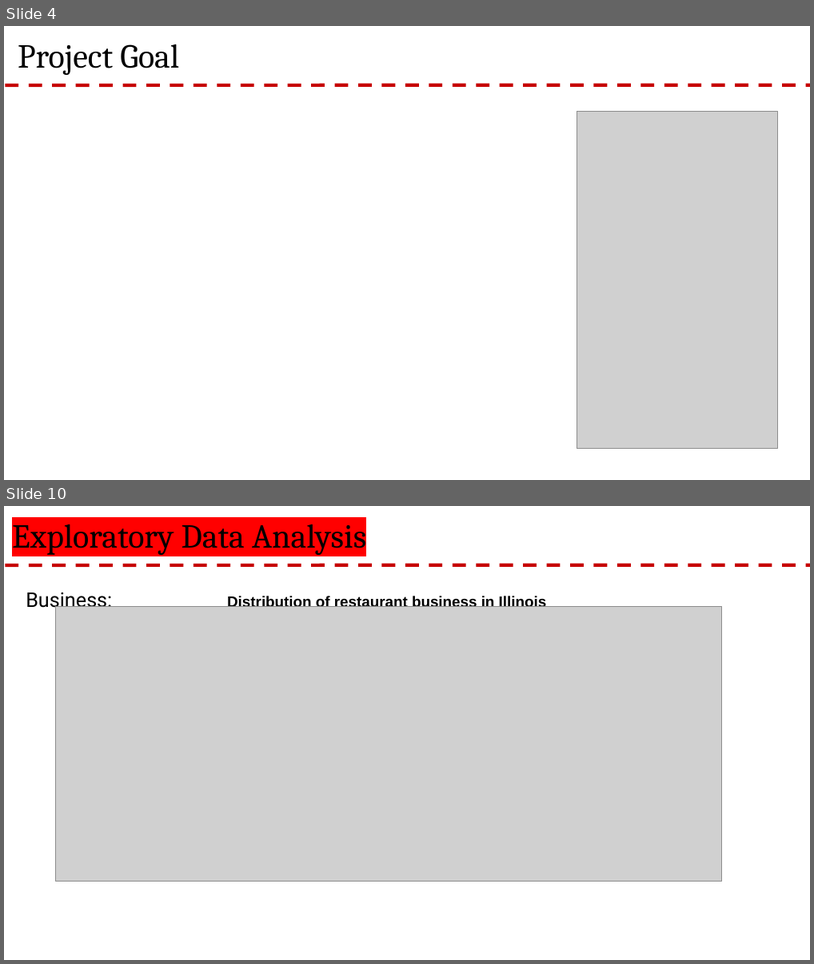
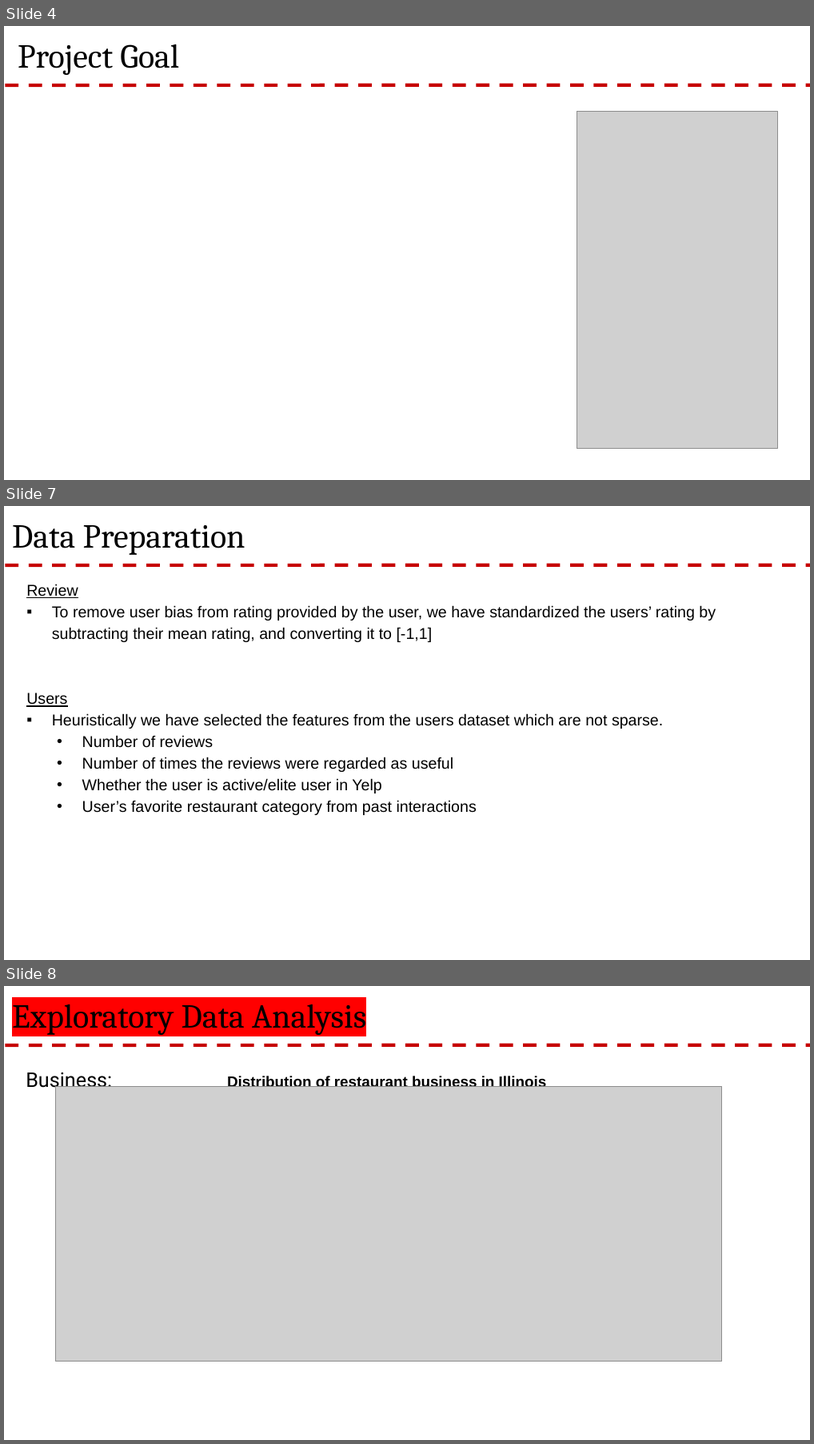
Before and after one commit to rnair7163/Restaurant-Recommendation-System-using-Yelp-Dataset, a slide deck: PPT/Yelp Presentation.pptx. Shown one above the other, each under a label of ours: slides 4 and 10 before the commit, slides 4, 7 and 8 after it; the slides between them are not shown. The pictures are 814x964 and 814x1444 pixels, drawn with LibreOffice and Linux fonts; fonts in the diff are those of the drawing; grey boxes stand for pictures; background and template pictures are left out. Boxes give left, top, right and bottom in pixels: in the first picture for what was removed or moved away, otherwise in the second. Text is boxed around its words. In the diff, an @@ line names an element or a change of style, - is before the commit and + after.

```diff
--- a/PPT/Yelp Presentation.pptx
+++ b/PPT/Yelp Presentation.pptx
@@ slide 7 added at [4,506,810,960], background #FFFFFF; not listed: 1 template element that a slide beside it also shows @@
@@ title added at [12,525,246,555], 30 pt, text #000000 @@
+Data Preparation
@@ text added at [26,584,716,815], 14 pt, text #000000 @@
+Review
+▪ To remove user bias from rating provided by the user, we have standardized the users’ rating by subtracting their mean rating, and converting it to [-1,1]
+Users
+▪ Heuristically we have selected the features from the users dataset which are not sparse.
+• Number of reviews
+• Number of times the reviews were regarded as useful
+• Whether the user is active/elite user in Yelp
+• User’s favorite restaurant category from past interactions
@@ what was slide 10 is now slide 8 @@
```
Also in this commit, not shown: 3 slides changed.
